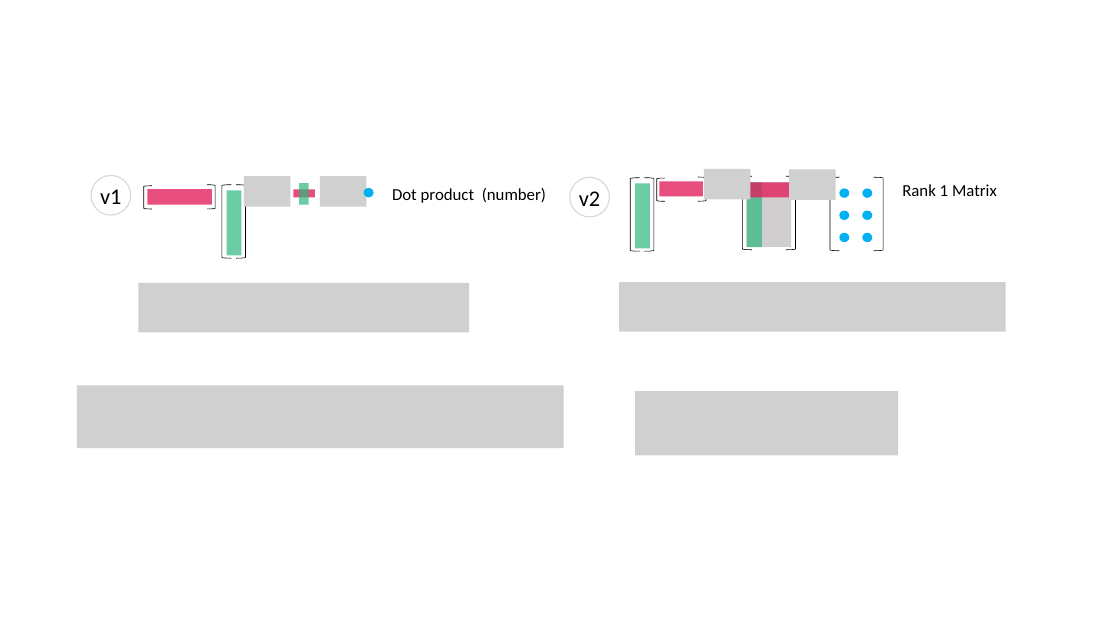
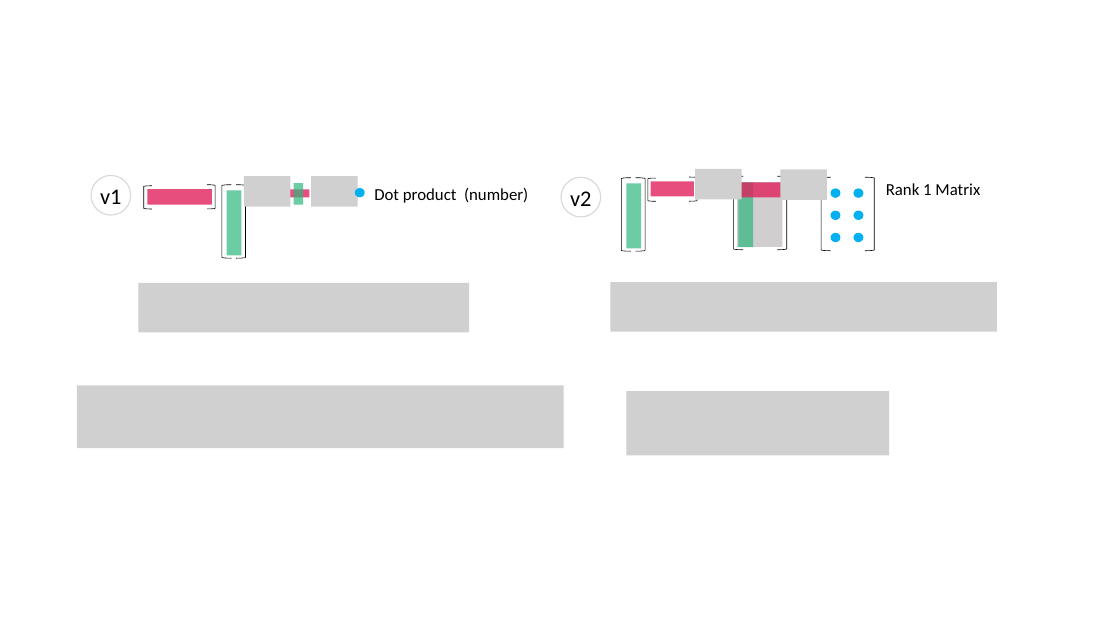
Before and after one commit to kenjihiranabe/The-Art-of-Linear-Algebra, a slide deck: slide 3 of Illustrations.pptx. Drawn at 1120x630 pixels with LibreOffice and Linux fonts; fonts in the diff are those of the drawing; grey boxes stand for pictures. Boxes give left, top, right and bottom in pixels: in the first picture for what was removed or moved away, otherwise in the second. Text is boxed around its words. In the diff, an @@ line names an element or a change of style, - is before the commit and + after.

```diff
--- a/Illustrations.pptx
+++ b/Illustrations.pptx
@@ text "Dot product (number)": place and size @@
-text "Dot product (number)" at [392,188,546,203]
+text "Dot product (number)" at [374,188,528,203]
@@ 8 ellipses, 8 left brackets, 5 pictures, 5 rectangles: place and size @@
-8 ellipses, 8 left brackets, 5 pictures, 5 rectangles at [320,169,1006,455]
+8 ellipses, 8 left brackets, 5 pictures, 5 rectangles at [311,169,997,455]
@@ text "Rank 1 Matrix": place and size @@
-text "Rank 1 Matrix" at [902,184,997,196]
+text "Rank 1 Matrix" at [886,183,980,195]
@@ rectangle: place and size @@
-rectangle at [293,189,315,197]
+rectangle at [288,189,310,197]
@@ rectangle: place and size @@
-rectangle at [299,183,308,205]
+rectangle at [294,183,303,205]
```
Also in this commit, not shown: 2 other slides changed, 57 other files.
